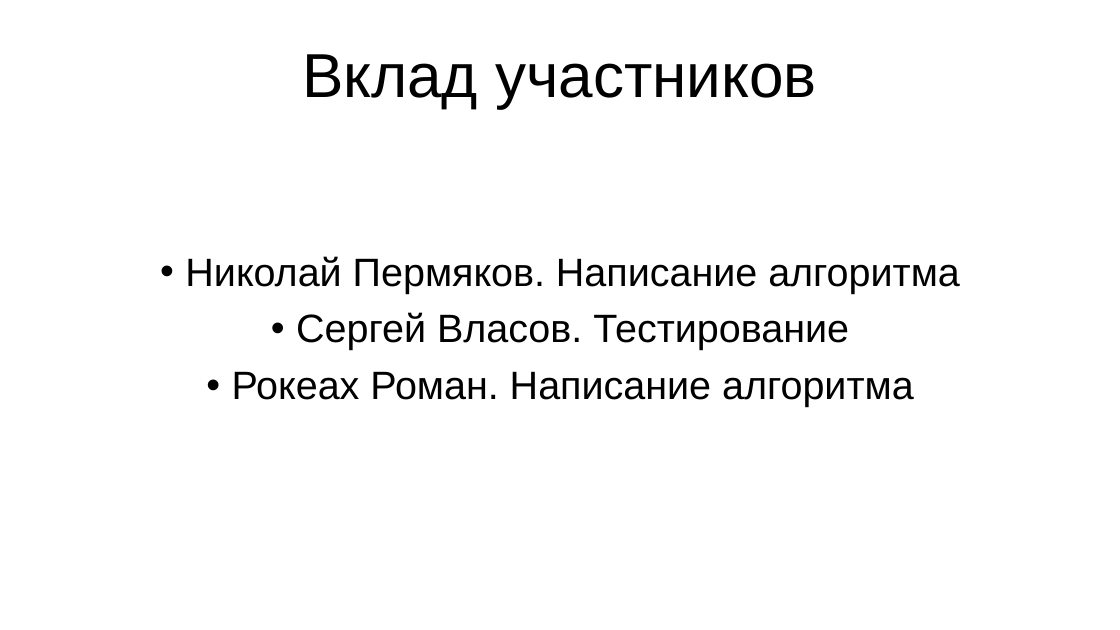
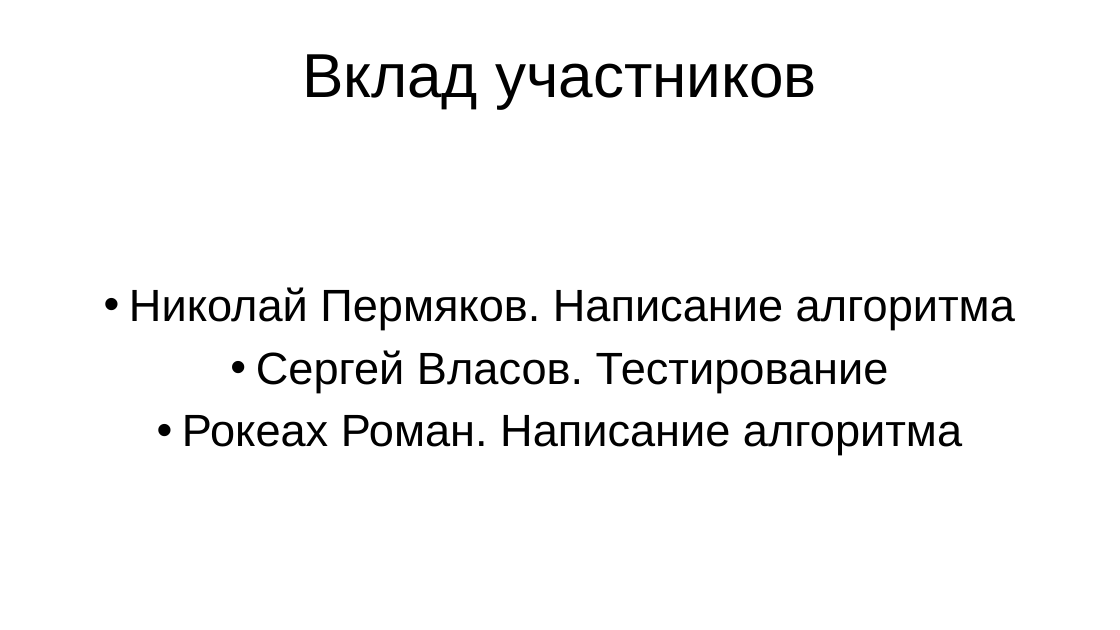
Before and after one commit to Apollon76/dempster_algorithm, a slide deck: slide 12 of Презентация.pptx. Drawn at 1120x630 pixels with LibreOffice and Linux fonts; fonts in the diff are those of the drawing. Boxes give left, top, right and bottom in pixels: in the first picture for what was removed or moved away, otherwise in the second. Text is boxed around its words. In the diff, an @@ line names an element or a change of style, - is before the commit and + after.

```diff
--- a/Презентация.pptx
+++ b/Презентация.pptx
@@ subtitle "Николай Пермяков. Написание алгоритма": place and size @@
-subtitle "Николай Пермяков. Написание алгоритма" at [185,256,960,407]
+subtitle "Николай Пермяков. Написание алгоритма" at [129,287,1015,455]
@@ subtitle "Николай Пермяков. Написание алгоритма" at [129,287,1015,455]: size 28 to 32 pt @@
```
Also in this commit, not shown: 2 other slides changed.
